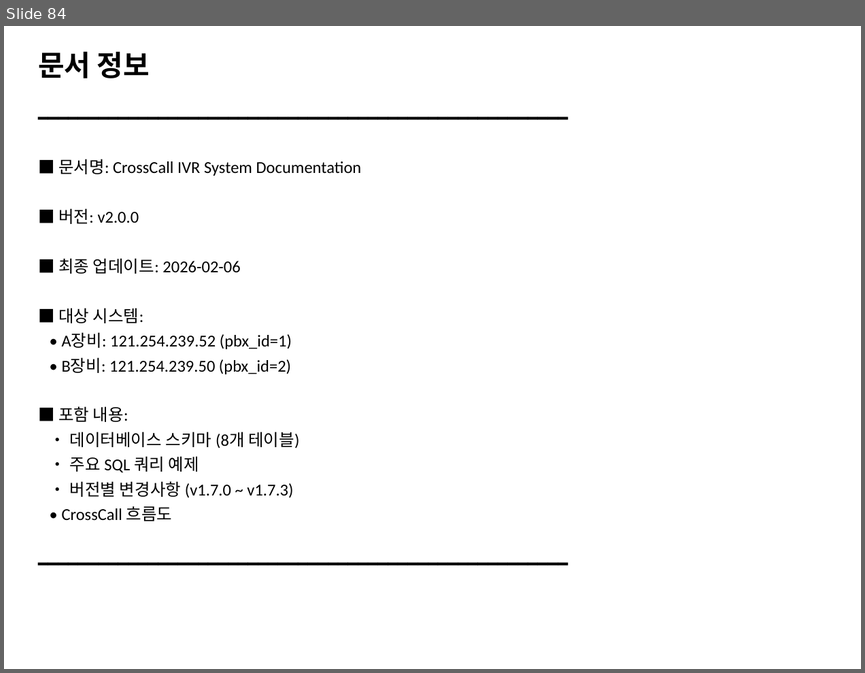
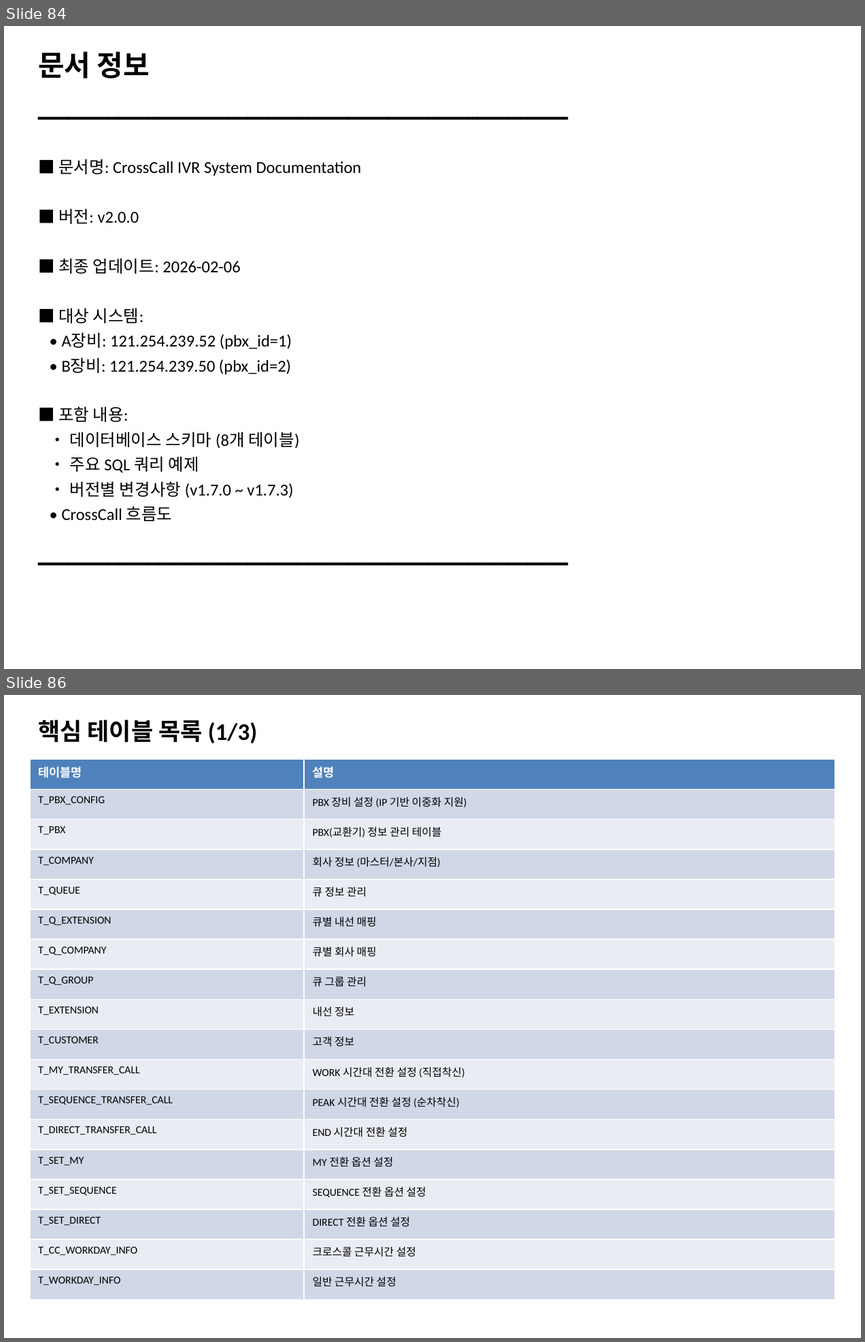
Before and after one commit to netypark/ROGI_J_IVR, a slide deck: CrossCall_IVR_System_Documentation.pptx. Shown one above the other, each under a label of ours: slide 84 before the commit, slides 84 and 86 after it; the slides between them are not shown. The pictures are 865x673 and 865x1342 pixels, drawn with LibreOffice and Linux fonts; fonts in the diff are those of the drawing. Boxes give left, top, right and bottom in pixels: in the first picture for what was removed or moved away, otherwise in the second. Text is boxed around its words. In the diff, an @@ line names an element or a change of style, - is before the commit and + after.

```diff
--- a/CrossCall_IVR_System_Documentation.pptx
+++ b/CrossCall_IVR_System_Documentation.pptx
@@ slide 86 added at bbox=[4, 695, 861, 1338], background #FFFFFF @@
@@ text added at bbox=[38, 719, 257, 743], 20 pt, text #000000, bold @@
+핵심 테이블 목록 (1/3)
@@ table added at bbox=[30, 759, 835, 1299], 18 rows, 2 columns @@
+테이블명 | 설명
+T_PBX_CONFIG | PBX 장비 설정 (IP 기반 이중화 지원)
+T_PBX | PBX(교환기) 정보 관리 테이블
+T_COMPANY | 회사 정보 (마스터/본사/지점)
+T_QUEUE | 큐 정보 관리
+T_Q_EXTENSION | 큐별 내선 매핑
+T_Q_COMPANY | 큐별 회사 매핑
+T_Q_GROUP | 큐 그룹 관리
+T_EXTENSION | 내선 정보
+T_CUSTOMER | 고객 정보
+T_MY_TRANSFER_CALL | WORK 시간대 전환 설정 (직접착신)
+T_SEQUENCE_TRANSFER_CALL | PEAK 시간대 전환 설정 (순차착신)
+T_DIRECT_TRANSFER_CALL | END 시간대 전환 설정
+T_SET_MY | MY 전환 옵션 설정
+T_SET_SEQUENCE | SEQUENCE 전환 옵션 설정
+T_SET_DIRECT | DIRECT 전환 옵션 설정
+T_CC_WORKDAY_INFO | 크로스콜 근무시간 설정
+T_WORKDAY_INFO | 일반 근무시간 설정
```
Also in this commit, not shown: 52 other slides added, 1 other file.
